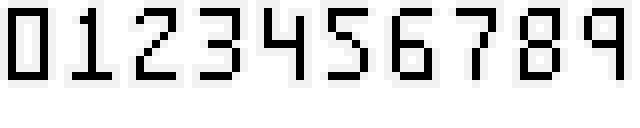
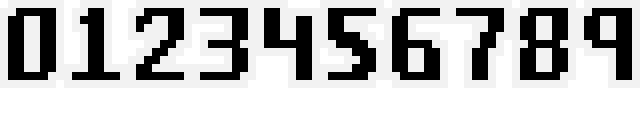
Comparing the layer stacks of the two 640 × 128 images. Changes:
added layer "Border 7 x 11 copy" above "Extra border" over [0, 0, 640, 88]
added layer "Extra border" above "Fill Ins" over [0, 0, 640, 88]
renamed "Black 7 x 11" to "Border 7 x 11 copy #1", hid it over [8, 8, 608, 80]
hid "Border 7 x 11" over [0, 0, 632, 88]
